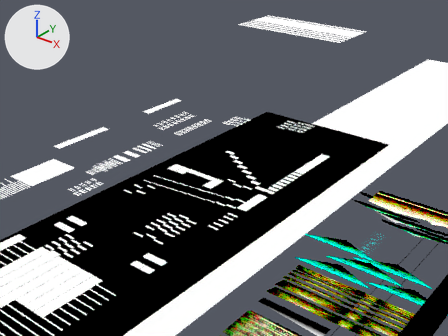
Renders of the Blender file holidaypixels/images/xmas/blender/xmas.blend from each side of a commit.
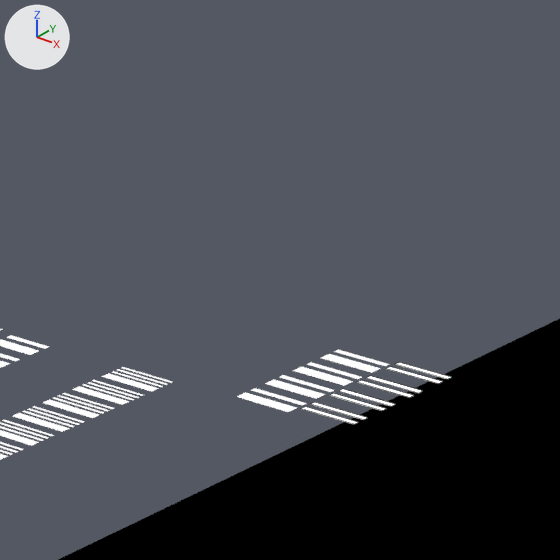
Old and new are each drawn from a 50 mm camera at (640.0, 2563.0, 1196.0) aimed at (-659.0, 4186.0, 190.0) and again close up on the part from 42% to 59% of the width and 20% to 43% of the height. The lights are fixed; the arrows at upper left show +X, +Y and +Z. The close-ups show mesh edges as thin lines.
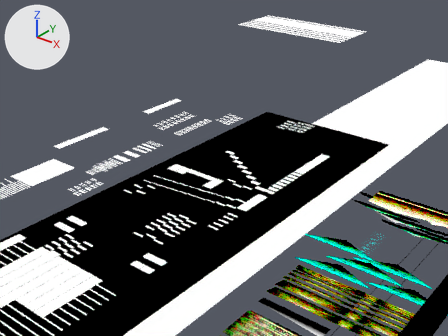
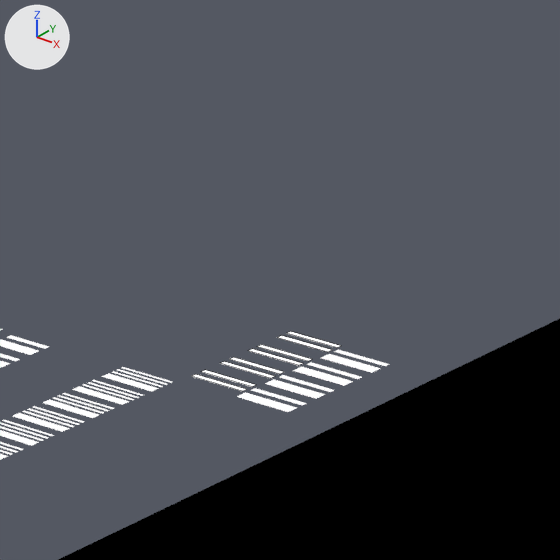
What differs and where, as boxes (x1, y1, x2, y2) in the close-ups (560 x 560 px):
'Plane.503', moved
    before: (301, 402, 367, 424)
    after: (192, 370, 255, 391)
'Plane.499', moved
    before: (329, 389, 395, 411)
    after: (220, 357, 283, 378)
'Plane.500', moved
    before: (357, 376, 422, 397)
    after: (248, 345, 311, 365)
'Plane.501', moved
    before: (386, 362, 451, 383)
    after: (277, 331, 340, 352)

The change in detail:
Object 'Plane.500' (ob_plane_500) moves from (-643.8, 4265.3, 350.0) to (-715.5, 4265.3, 350.0).
Object 'Plane.501' (ob_plane_501) moves from (-643.8, 4290.0, 350.0) to (-715.5, 4290.0, 350.0).
Object 'Plane.503' (ob_plane_503) moves from (-643.8, 4218.9, 350.0) to (-715.5, 4218.9, 350.0).
Object 'Plane.499' (ob_plane_499) moves from (-643.8, 4242.1, 350.0) to (-715.5, 4242.1, 350.0).
